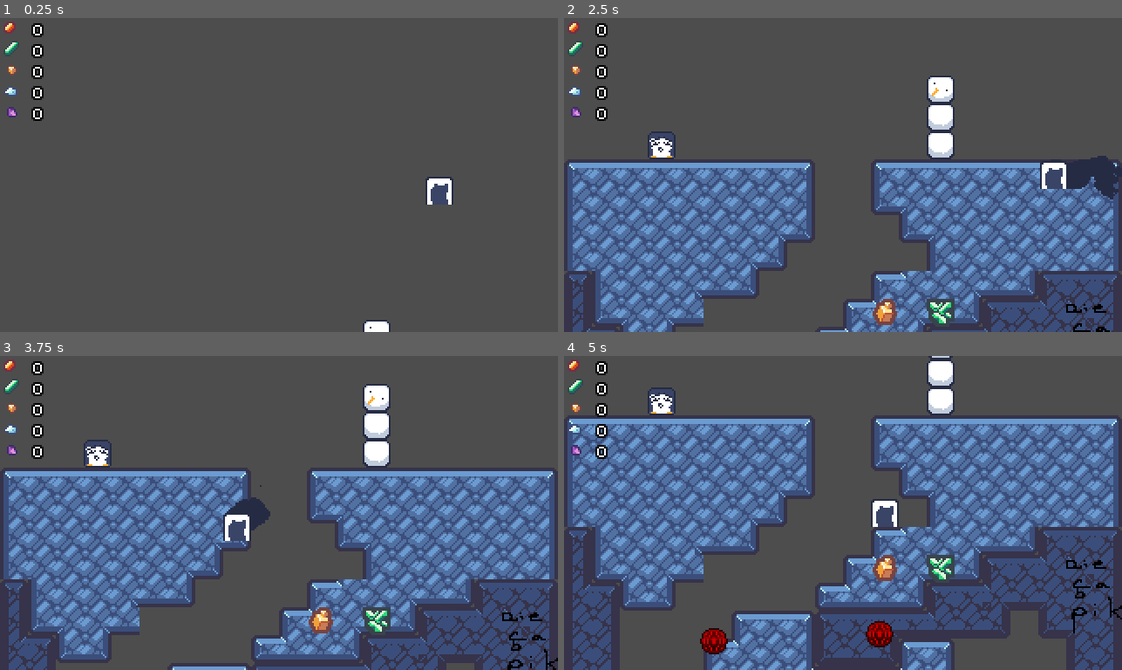
Above: before the commit, frames 1-4 (two rows, left to right).
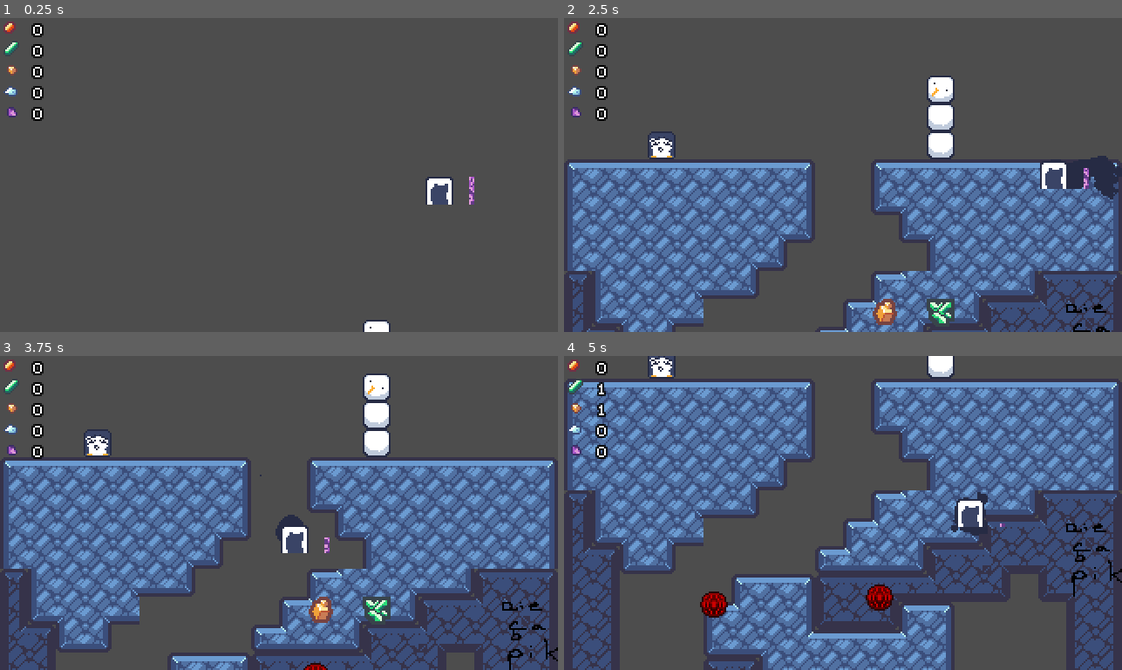
Above: after the commit, the same moments.

Repository: Ninesliced/ludumdare-57
Game: Godot game, scene res://scenes/main.tscn
Two runs of this game, one before a commit and one after it. Both use one fixed random seed, a clock stepped at 60 frames per second and the inputs below. The engine's default icon, where the game draws it, is replaced by a stand-in: a white triangle on a blue panel in a dark square.
Inputs (mouse positions are in pixels of both pictures, inside the frame that each line leads up to):
- Up to frame 1 (0.25 s): no input
- Up to frame 2 (2.5 s): move the mouse to (965, 159) at 0.52 s; hold D (right) 0.53-1.25 s; hold J (burrow) 0.53-1.25 s; click (965, 159) at 0.67 s; tap Space (jump) at 0.77, 0.8, 1.07, 2.3 s; drag from (731, 190) to (943, 300) at 1.27 s; tap Enter at 2 s; move the mouse to (898, 105) at 2.02 s; hold A (left) from 2.03 s (still down); hold J (burrow) from 2.03 s (still down)
- Up to frame 3 (3.75 s): release A (left) at 2.75 s; release J (burrow) at 2.75 s; drag from (251, 575) to (323, 651) at 2.77 s; move the mouse to (446, 560) at 3.52 s; hold D (right) from 3.53 s (still down); hold J (burrow) from 3.53 s (still down)
- Up to frame 4 (5 s): tap Space (jump) at 3.77, 3.8, 4.07 s; release D (right) at 4.25 s; release J (burrow) at 4.25 s; drag from (675, 465) to (714, 657) at 4.27 s

The runs differ from the first frame. In frame 1, less than 0.1% of the frame differs, in the area x 84-85%, y 50-60%; in frame 2, less than 0.1%; in frame 3, 38%; in frame 4, 58%, in the area x 0-100%, y 0-100%.

Commit message:
Add new stamina component for player

Diff:
--- /dev/null
+++ b/scenes/entities/player/components/stamina_component.gd
@@ -0,0 +1,56 @@
+extends Node2D
+
+class_name StaminaComponent
+
+signal stamina_depleted
+signal stamina_recovered(amount: float)
+signal stamina_changed(stamina: float)
+signal stamina_consumed(amount: float)
+
+@export var stamina: float = 100.0
+@export var max_stamina: float = 100.0
+
+@export var stamina_recovery_rate: float = 40
+@export var stamina_on_use_cost: float = 25
+@export var stamina_cost: float = 15
+
+
+func consume_stamina(amount: float) -> void:
+    print("consume_stamina", stamina)
+    if amount <= 0:
+        return
+    if amount > stamina:
+        emit_signal("stamina_depleted")
+        stamina = 0
+    else:
+        stamina -= amount
+        emit_signal("stamina_consumed", amount)
+        emit_signal("stamina_changed", stamina)
+    pass
+
+func recover_stamina(amount: float) -> void:
+    if amount <= 0:
+        return
+    stamina += amount
+    emit_signal("stamina_recovered", amount)
+    emit_signal("stamina_changed", stamina)
+    pass
+
+func can_consume_stamina(amount: float) -> bool:
+    return stamina >= amount
+    pass
+
+func is_stamina_depleted() -> bool:
+    return stamina <= 0
+    pass
+
+func is_stamina_full() -> bool:
+    return stamina >= 1
+    pass
+
+
+
+
+func _on_stamina_changed(stamina:float) -> void:
+    %StaminaBar.value = stamina
+    %StaminaBar.max_value = max_stamina
--- /dev/null
+++ b/scenes/entities/player/components/stamina_component.tscn
@@ -0,0 +1,20 @@
+[gd_scene load_steps=3 format=3 uid="uid://dbfqheet23eng"]
+
+[ext_resource type="Script" uid="uid://c3nqdyhhelsg1" path="res://scenes/entities/player/components/stamina_component.gd" id="1_io87a"]
+[ext_resource type="Texture2D" uid="uid://ck2xnmyw1ei6o" path="res://assets/images/textures/amethyst_texture.png" id="2_kfibd"]
+
+[node name="StaminaComponent" type="Node2D"]
+script = ExtResource("1_io87a")
+
+[node name="StaminaBar" type="TextureProgressBar" parent="."]
+unique_name_in_owner = true
+offset_left = 17.0
+offset_top = -8.0
+offset_right = 49.0
+offset_bottom = 24.0
+scale = Vector2(0.1, 0.5)
+value = 100.0
+fill_mode = 3
+texture_progress = ExtResource("2_kfibd")
+
+[connection signal="stamina_changed" from="." to="." method="_on_stamina_changed"]
--- a/scenes/entities/player/player.tscn
+++ b/scenes/entities/player/player.tscn
@@ -10,6 +10,7 @@
 [ext_resource type="Script" uid="uid://c3g8y5730vrjl" path="res://scenes/entities/player/states/borrowed.gd" id="6_5sj0x"]
 [ext_resource type="Script" uid="uid://j8o233wa8k7s" path="res://scenes/entities/player/states/grounded.gd" id="7_ovg4i"]
 [ext_resource type="Script" uid="uid://bbtpx3uely5l6" path="res://scenes/entities/player/grounded_detector.gd" id="9_5sj0x"]
+[ext_resource type="PackedScene" uid="uid://dbfqheet23eng" path="res://scenes/entities/player/components/stamina_component.tscn" id="11_7wli1"]
 
 [sub_resource type="RectangleShape2D" id="RectangleShape2D_1hmtu"]
 size = Vector2(14.25, 15)
@@ -35,12 +36,13 @@
 initial_state = NodePath("Grounded")
 entity = NodePath("..")
 
-[node name="Burrowed" parent="StateMachine" node_paths=PackedStringArray("playerBurrowedComponent", "collisionShape", "groundedDetector") instance=ExtResource("5_1murt")]
+[node name="Burrowed" parent="StateMachine" node_paths=PackedStringArray("playerBurrowedComponent", "collisionShape", "groundedDetector", "staminaComponent") instance=ExtResource("5_1murt")]
 script = ExtResource("6_5sj0x")
 exit_force = 1.4
 playerBurrowedComponent = NodePath("PlayerBurrowedComponent")
 collisionShape = NodePath("../../CollisionShape2D")
 groundedDetector = NodePath("../../GroundedDetector")
+staminaComponent = NodePath("../../StaminaComponent")
 
 [node name="BurrowParticleTest" type="CPUParticles2D" parent="StateMachine/Burrowed"]
 unique_name_in_owner = true
@@ -74,10 +76,11 @@
 move_speed = 140.0
 player = NodePath("../../..")
 
-[node name="Grounded" parent="StateMachine" node_paths=PackedStringArray("player", "playerGroundMovement") instance=ExtResource("5_1murt")]
+[node name="Grounded" parent="StateMachine" node_paths=PackedStringArray("player", "playerGroundMovement", "staminaComponent") instance=ExtResource("5_1murt")]
 script = ExtResource("7_ovg4i")
 player = NodePath("../..")
 playerGroundMovement = NodePath("PlayerGroundMovementComponent")
+staminaComponent = NodePath("../../StaminaComponent")
 
 [node name="PlayerGroundMovementComponent" parent="StateMachine/Grounded" node_paths=PackedStringArray("player") instance=ExtResource("2_635qg")]
 player = NodePath("../../..")
@@ -107,5 +110,7 @@
 drag_left_margin = 1.0
 drag_right_margin = 1.0
 
+[node name="StaminaComponent" parent="." instance=ExtResource("11_7wli1")]
+
 [connection signal="body_entered" from="GroundedDetector" to="GroundedDetector" method="_on_body_entered"]
 [connection signal="body_exited" from="GroundedDetector" to="GroundedDetector" method="_on_body_exited"]
--- a/scenes/entities/player/states/borrowed.gd
+++ b/scenes/entities/player/states/borrowed.gd
@@ -5,6 +5,7 @@
 @export var playerBurrowedComponent: PlayerBurrowedComponent = null
 @export var collisionShape: CollisionShape2D = null
 @export var groundedDetector : GroundedDetector = null
+@export var staminaComponent : StaminaComponent = null
 
 @onready var burrowParticle : CPUParticles2D = %BurrowParticle
 
@@ -25,12 +26,14 @@
 
 
 func physic_process(delta: float) -> void:
+	staminaComponent.consume_stamina(staminaComponent.stamina_cost * delta)
 	playerBurrowedComponent.physics_process(delta)
 	if (not groundedDetector.is_grounded()):
 		var player = entity as Player
-		if player.burrow_requested:#entity.jump_requested:
-			print("release")
+		if player.burrow_requested:
 			entity.velocity *= exit_force
+		else:
+			entity.velocity *= 0.1
 		emit_signal("state_finished", self, "grounded")
 		return
 	pass
--- a/scenes/entities/player/states/grounded.gd
+++ b/scenes/entities/player/states/grounded.gd
@@ -4,17 +4,20 @@
 
 @export var player : Player = null
 @export var playerGroundMovement : PlayerGroundMovement = null
-
+@export var staminaComponent : StaminaComponent = null
 func enter() -> void:
 	entity.collision_mask = 3
-	pass
 
 func process(delta: float) -> void:
-	pass
+	staminaComponent.recover_stamina(staminaComponent.stamina_recovery_rate * delta)
 
 func physic_process(delta: float) -> void:
 	playerGroundMovement.physics_process(delta)
-	if player.burrow_requested and player.is_colliding_burrowable():
+
+	if player.burrow_requested and \
+		player.is_colliding_burrowable() and \
+		staminaComponent.can_consume_stamina(staminaComponent.stamina_on_use_cost):
+
+		staminaComponent.consume_stamina(staminaComponent.stamina_on_use_cost)
 		emit_signal("state_finished", self, "burrowed")
 		return
-	pass
--- a/scenes/map/map_loader.tscn
+++ b/scenes/map/map_loader.tscn
@@ -18,11 +18,9 @@
 
 [node name="Bombs" parent="." instance=ExtResource("3_pm3rx")]
 position = Vector2(86, 257)
-break_bedrock = false
 
 [node name="Bombs2" parent="." instance=ExtResource("3_pm3rx")]
 position = Vector2(181, 253)
-break_bedrock = false
 
 [node name="Spikes" parent="." instance=ExtResource("4_bnx3j")]
 position = Vector2(124, 316)
Not shown, added: scenes/entities/player/components/stamina_component.gd.uid
Not shown: 1 places in scenes/entities/player/player.tscn that only renumber resources
